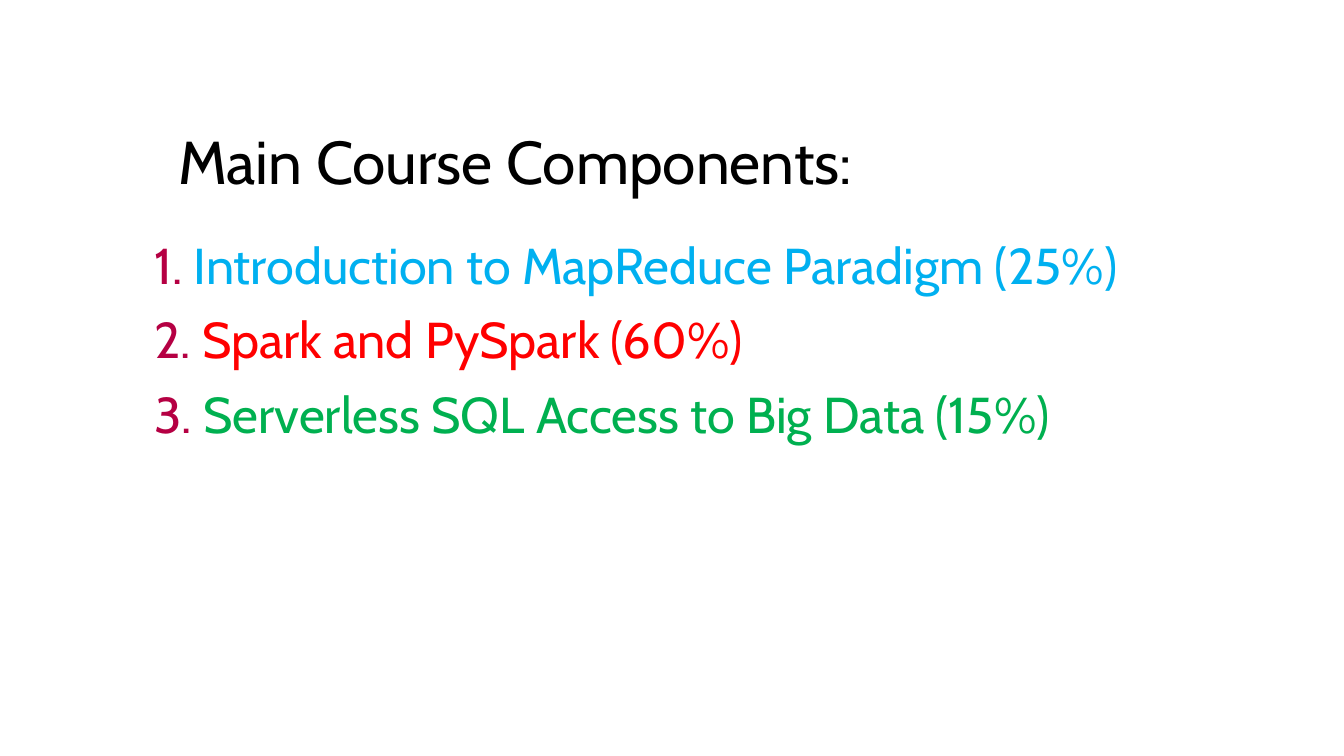
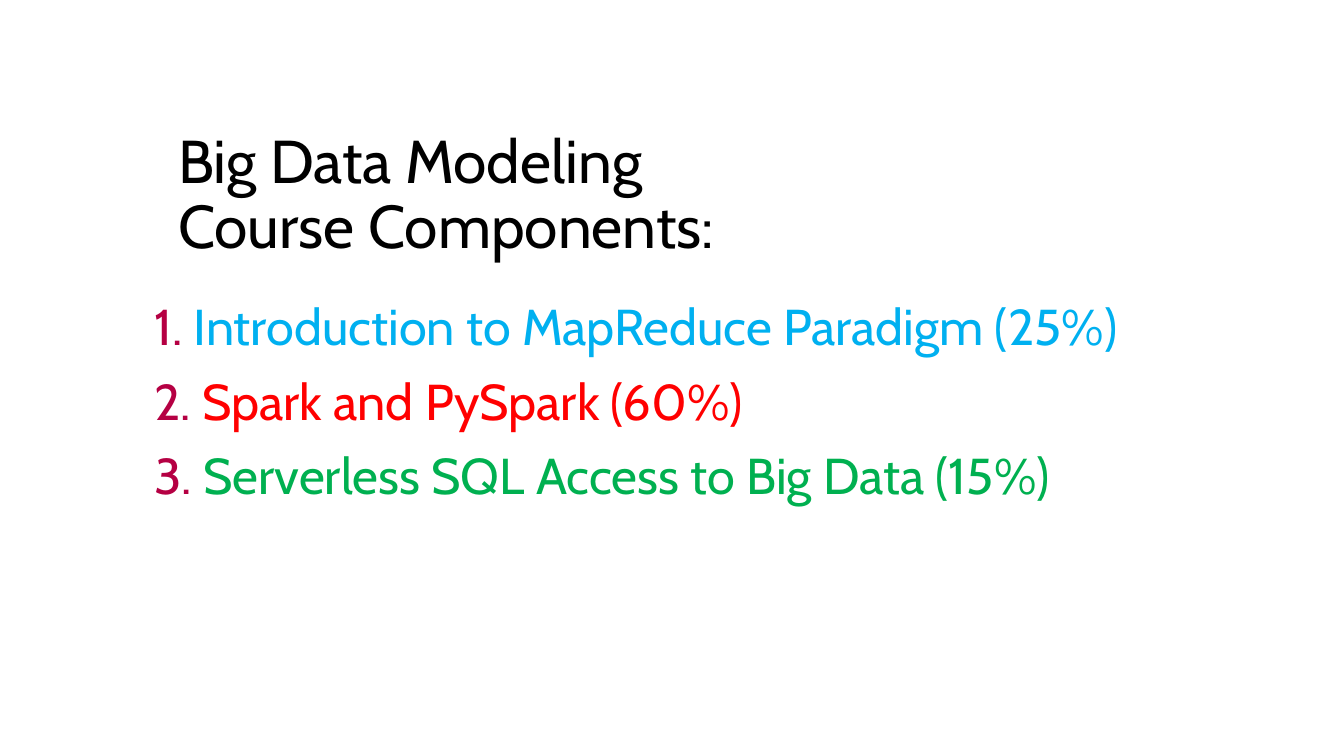
Before and after one commit to mahmoudparsian/big-data-modeling, a slide deck: slide 8 of course_information/COURSE_OUTLINE_10_WEEKS.pptx. Drawn at 1344x756 pixels with LibreOffice and Linux fonts; fonts in the diff are those of the drawing; background and template pictures are left out. Boxes give left, top, right and bottom in pixels: in the first picture for what was removed or moved away, otherwise in the second. Text is boxed around its words. In the diff, an @@ line names an element or a change of style, - is before the commit and + after.

```diff
--- a/course_information/COURSE_OUTLINE_10_WEEKS.pptx
+++ b/course_information/COURSE_OUTLINE_10_WEEKS.pptx
@@ title at [178, 137, 714, 261]: text changed @@
-Main Course Components:
+Big Data Modeling
+Course Components:
@@ subtitle "1. Introduction to MapReduce Paradigm ...": place and size @@
-subtitle "1. Introduction to MapReduce Paradigm ..." at [154, 246, 1117, 443]
+subtitle "1. Introduction to MapReduce Paradigm ..." at [154, 307, 1117, 505]
```
Also in this commit, not shown: 15 other slides changed, 1 slide added, 1 other file.
